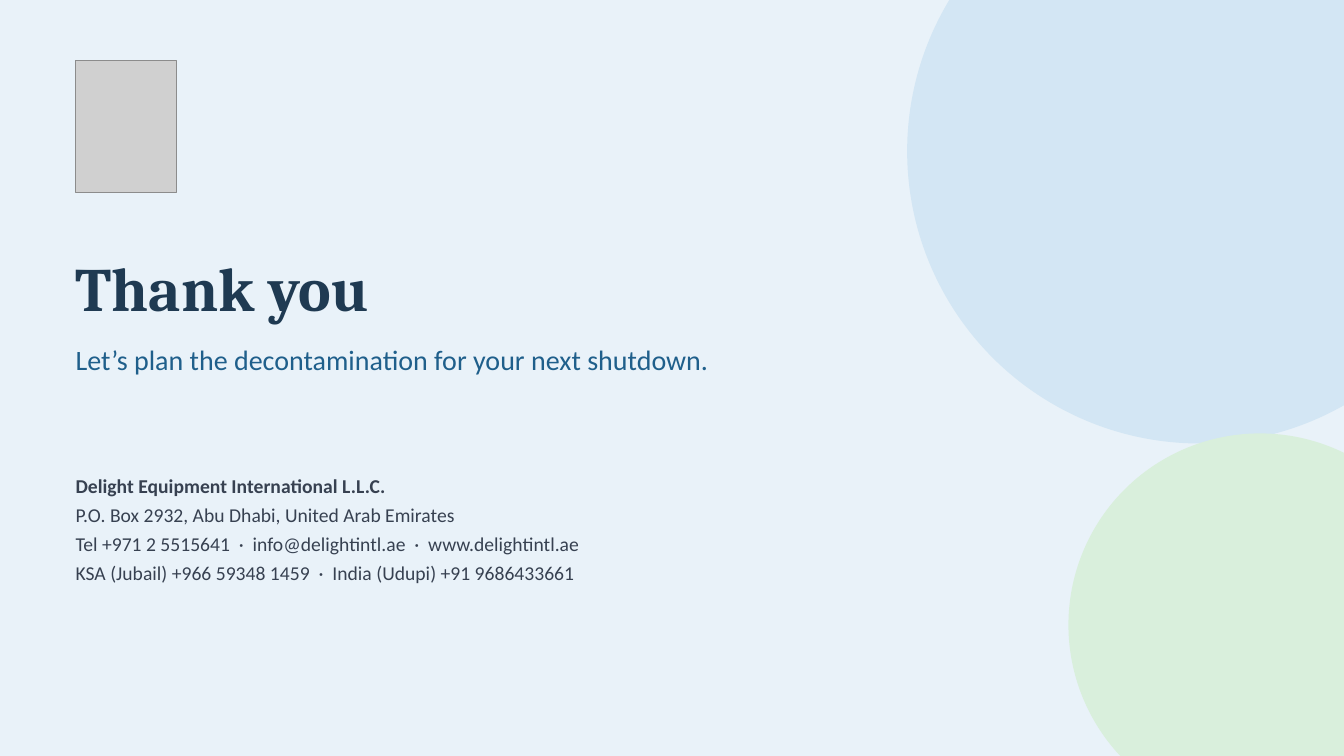
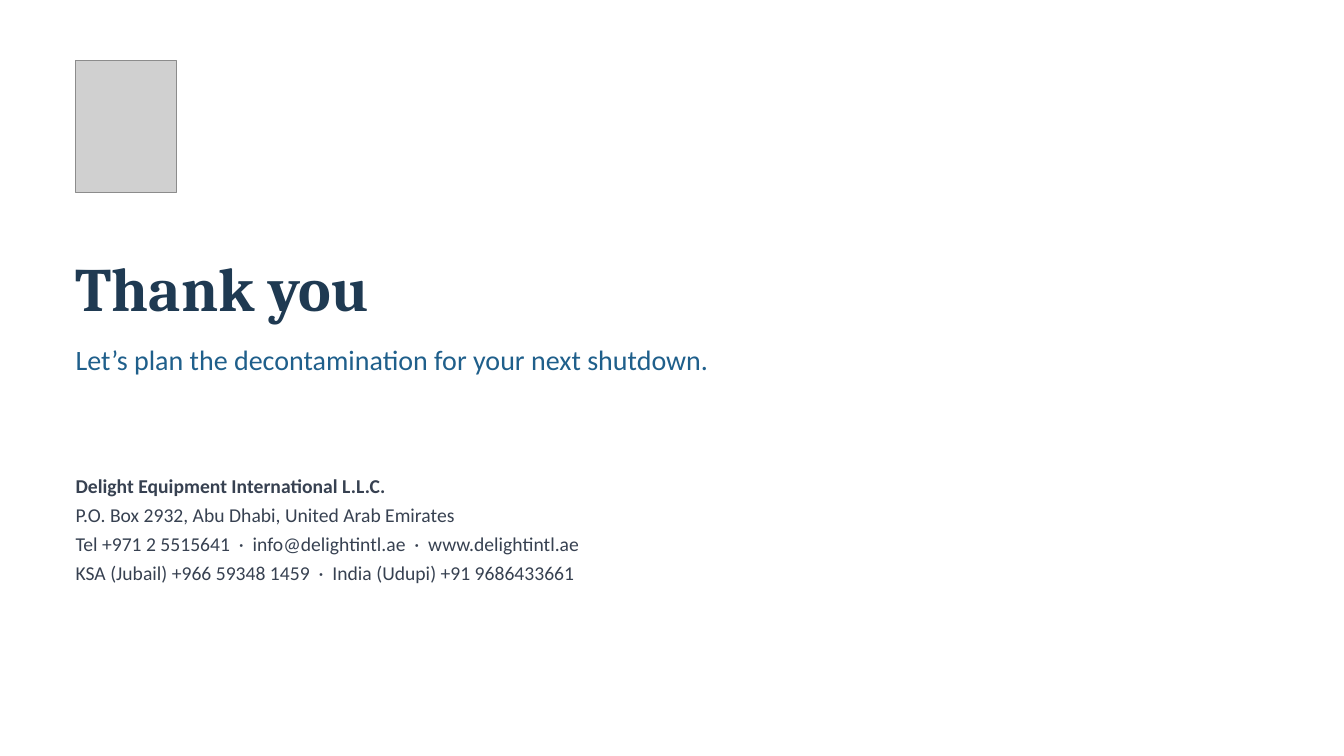
Before and after one commit to mail2ibrahim87/Private, a slide deck: slide 27 of presentations/decontamination/Delight_Decontamination_Combined.pptx. Drawn at 1344x756 pixels with LibreOffice and Linux fonts; fonts in the diff are those of the drawing; grey boxes stand for pictures; background and template pictures are left out. Boxes give left, top, right and bottom in pixels: in the first picture for what was removed or moved away, otherwise in the second. Text is boxed around its words. In the diff, an @@ line names an element or a change of style, - is before the commit and + after.

```diff
--- a/presentations/decontamination/Delight_Decontamination_Combined.pptx
+++ b/presentations/decontamination/Delight_Decontamination_Combined.pptx
@@ background #E9F2F9 to picture (left out) @@
@@ ellipse removed at (x1=907, y1=0, x2=1344, y2=444) @@
@@ ellipse removed at (x1=1069, y1=434, x2=1344, y2=756) @@
```
Also in this commit, not shown: 3 other slides changed, 2 other files.
